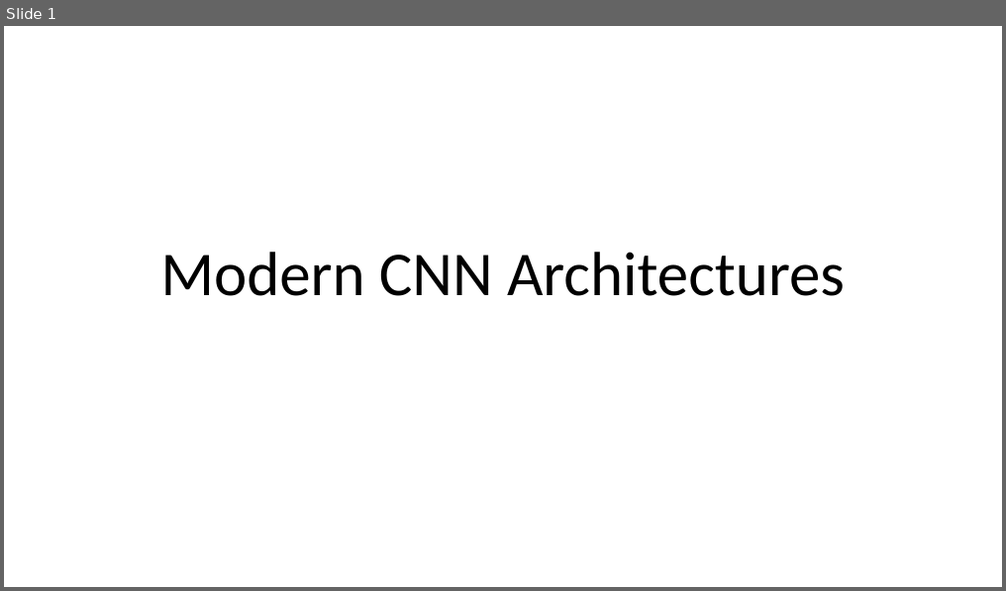
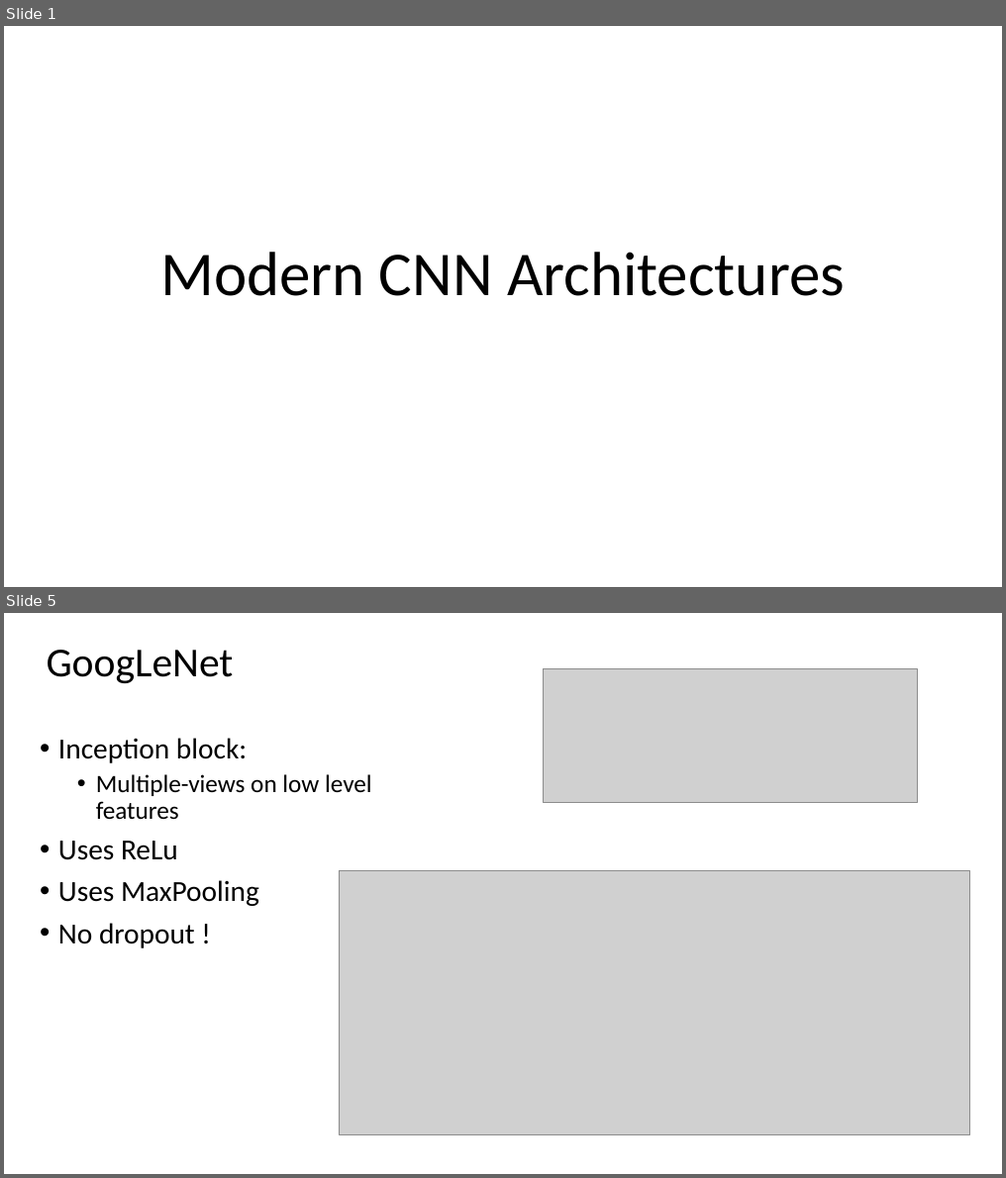
Before and after one commit to omroot/d2l_pytorch, a slide deck: mylearnings/mylecturenotes/ModernCNNArchitectures.pptx. Shown one above the other, each under a label of ours: slide 1 before the commit, slides 1 and 5 after it; the slides between them are not shown. The pictures are 1006x591 and 1006x1178 pixels, drawn with LibreOffice and Linux fonts; fonts in the diff are those of the drawing; grey boxes stand for pictures. Boxes give left, top, right and bottom in pixels: in the first picture for what was removed or moved away, otherwise in the second. Text is boxed around its words. In the diff, an @@ line names an element or a change of style, - is before the commit and + after.

```diff
--- a/mylearnings/mylecturenotes/ModernCNNArchitectures.pptx
+++ b/mylearnings/mylecturenotes/ModernCNNArchitectures.pptx
@@ slide 5 added at [4, 613, 1002, 1174], background #FFFFFF @@
@@ title added at [47, 650, 234, 683], 39.6 pt, text #000000 @@
+GoogLeNet
@@ picture added at [544, 668, 918, 802] @@
@@ text added at [58, 738, 372, 949], 28 pt, text #000000 @@
+• Inception block:
+  • Multiple-views on low level features
+• Uses ReLu
+• Uses MaxPooling
+• No dropout !
@@ picture added at [339, 870, 969, 1135] @@
```
Also in this commit, not shown: 8 other slides added, 5 slides removed.
